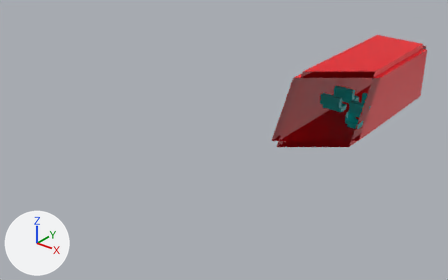
What one commit did to the Blender file WagonAlpha1.0.blend.
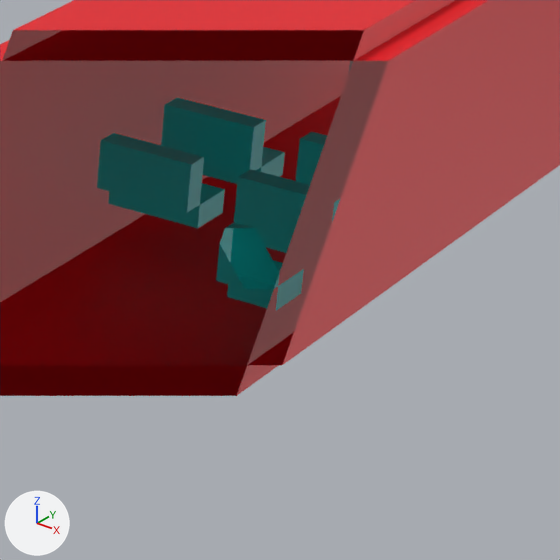
There are two pictures of each version: one whole from a camera (50 mm lens) standing at (49.1, -98.9, 48.4) and looking at (-9.9, -25.1, 2.7), one close up on the part from 67% to 93% of the width and 23% to 65% of the height. Arrows for +X, +Y and +Z are at lower left; the lights stay in place. The older version's two pictures come first. Everything nearer to the camera than a plane just in front of the edit is cut away.
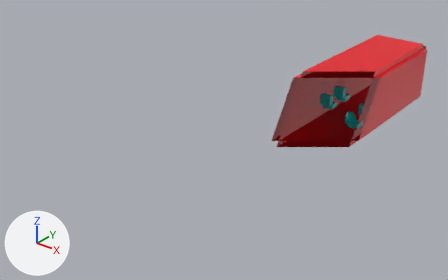
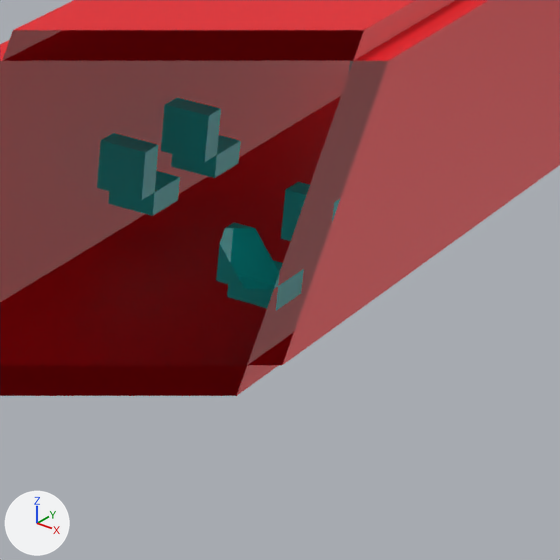
What differs and where, as boxes [x1, y1, x2, y2] in the close-ups (560 x 560 px):
'Cube.009', deleted (cyan): before [142, 145, 225, 228]
'Cube.013', deleted (cyan): before [205, 109, 285, 184]
'Cube.007', deleted (cyan): before [234, 169, 297, 253]
'Cube.011', deleted (cyan): before [295, 132, 327, 185]

The change, as a list of edits to the scene's bpy script:
```text
Remove ob_cube_007:
    ob_cube_007 = bpy.data.objects.new('Cube.007', me_cube_009)
    ob_cube_007.location = (2.0, -1.5, 4.0)
    ob_cube_007.scale = (1.0, 0.5, 1.0)
Remove ob_cube_009:
    ob_cube_009 = bpy.data.objects.new('Cube.009', me_cube_011)
    ob_cube_009.location = (-2.0, -1.5, 4.0)
    ob_cube_009.scale = (1.0, 0.5, 1.0)
Remove ob_cube_011:
    ob_cube_011 = bpy.data.objects.new('Cube.011', me_cube_013)
    ob_cube_011.location = (2.0, 3.5, 4.0)
    ob_cube_011.scale = (1.0, 0.5, 1.0)
Remove ob_cube_013:
    ob_cube_013 = bpy.data.objects.new('Cube.013', me_cube_015)
    ob_cube_013.location = (-2.0, 3.5, 4.0)
    ob_cube_013.scale = (1.0, 0.5, 1.0)
```
